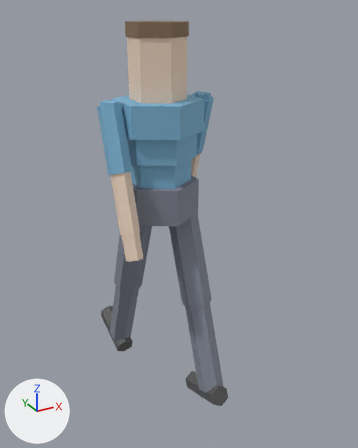
Two versions of the glTF model assets/models/player-lowpoly.glb, one commit apart.
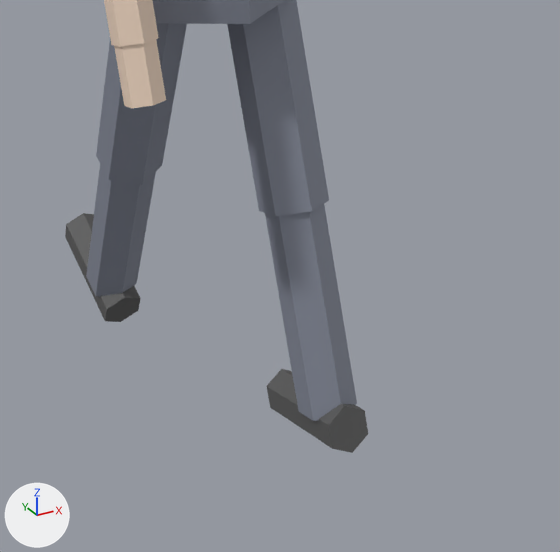
Each version appears first whole from a 50 mm camera at (-0.86, -1.73, 1.68) aimed at (0.054, -0.067, 0.849), and next in a close-up on the part from 21% to 86% of the width and 48% to 100% of the height. Lighting does not change. The marker at lower left points along +X, +Y and +Z. The first two pictures are the older version. Where no turn or scale is listed for an object, it has been applied to the vertices.

Script lines for the objects in view, before the commit:
```python
me_円柱_005 = bpy.data.meshes.new('円柱.005')
me_円柱_005.from_pydata(...)  # 12 vertices, 20 faces; spans x -0.033..0.033, y -0.107..0.036, z -0.23..0.012
me_円柱_005.materials.append(mat_skin)  # beige #efd6c0
me_円柱_012 = bpy.data.meshes.new('円柱.012')
me_円柱_012.from_pydata(...)  # a 6-sided cylinder along y spanning x -0.039..0.039, y 0.0..0.24, z -0.065..0.025
me_円柱_012.materials.append(mat_shoe)  # dark grey #595959
me_円柱_015 = bpy.data.meshes.new('円柱.015')
me_円柱_015.from_pydata(...)  # a 6-sided cylinder along y spanning x -0.039..0.039, y 0.0..0.24, z -0.065..0.025
me_円柱_015.materials.append(mat_shoe)  # dark grey #595959
ob_footl = bpy.data.objects.new('FootL', me_円柱_015)
ob_footl.parent = ob_lowerlegl
ob_footl.location = (0.0, -0.0679, -0.39)
ob_footr = bpy.data.objects.new('FootR', me_円柱_012)
ob_footr.parent = ob_lowerlegr
ob_footr.location = (0.0, -0.0679, -0.39)
ob_lowerarmr = bpy.data.objects.new('LowerArmR', me_円柱_005)
ob_lowerarmr.location = (-0.2, -0.077, 1.112)
# also in view: 'UpperLegL' at (0.1, -0.074, 0.698); 'Hips' at (0.0, 0.0, 0.96); 'LowerLegL' at (0.1, -0.214, 0.313); 'UpperLegR' at (-0.1, 0.074, 0.698); 'HandR' at (-0.2, -0.164, 0.846)
```
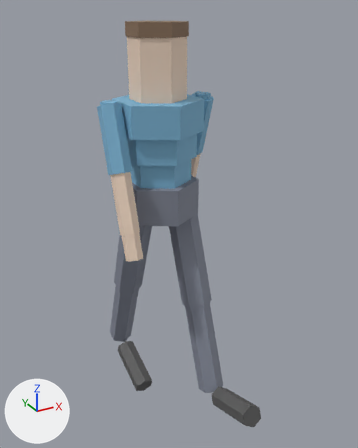
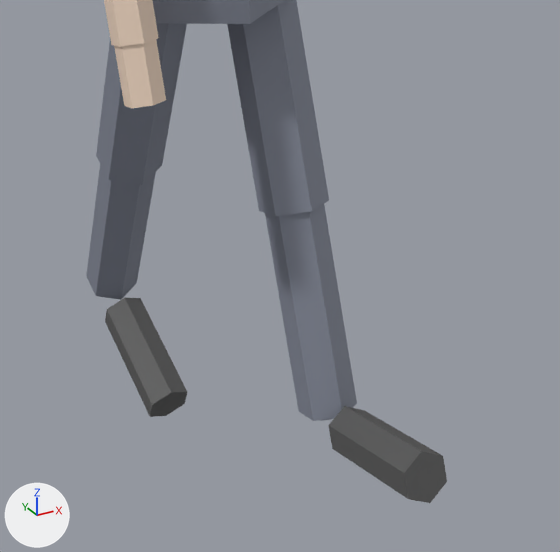
Commit message: 新キャラの足メッシュの前後を直し、つま先が前を向くようにする。

The change in detail:
Object 'FootR' (ob_footr) turns from (0, 0, 0) to (0, 0, 180) degrees about x, y and z.
Object 'FootL' (ob_footl) turns from (0, 0, 0) to (0, 0, 180) degrees about x, y and z.

Changed parts and their boxes (x1, y1, x2, y2) in the close-ups (560 x 552 px):
'FootL', turned
    before: (267, 369, 368, 453)
    after: (329, 406, 447, 503)
'FootR', turned
    before: (65, 213, 141, 322)
    after: (105, 298, 187, 417)
